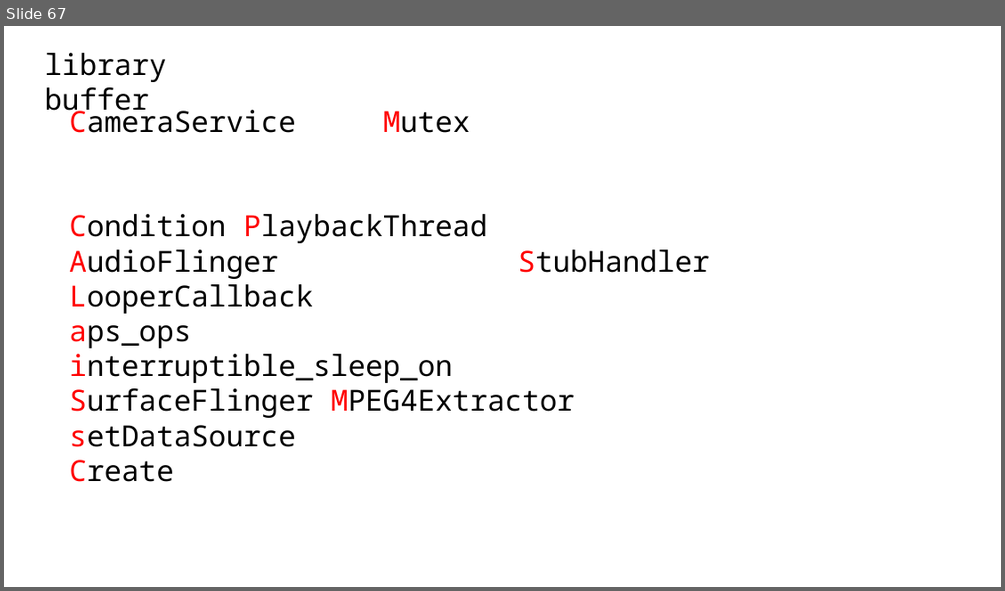
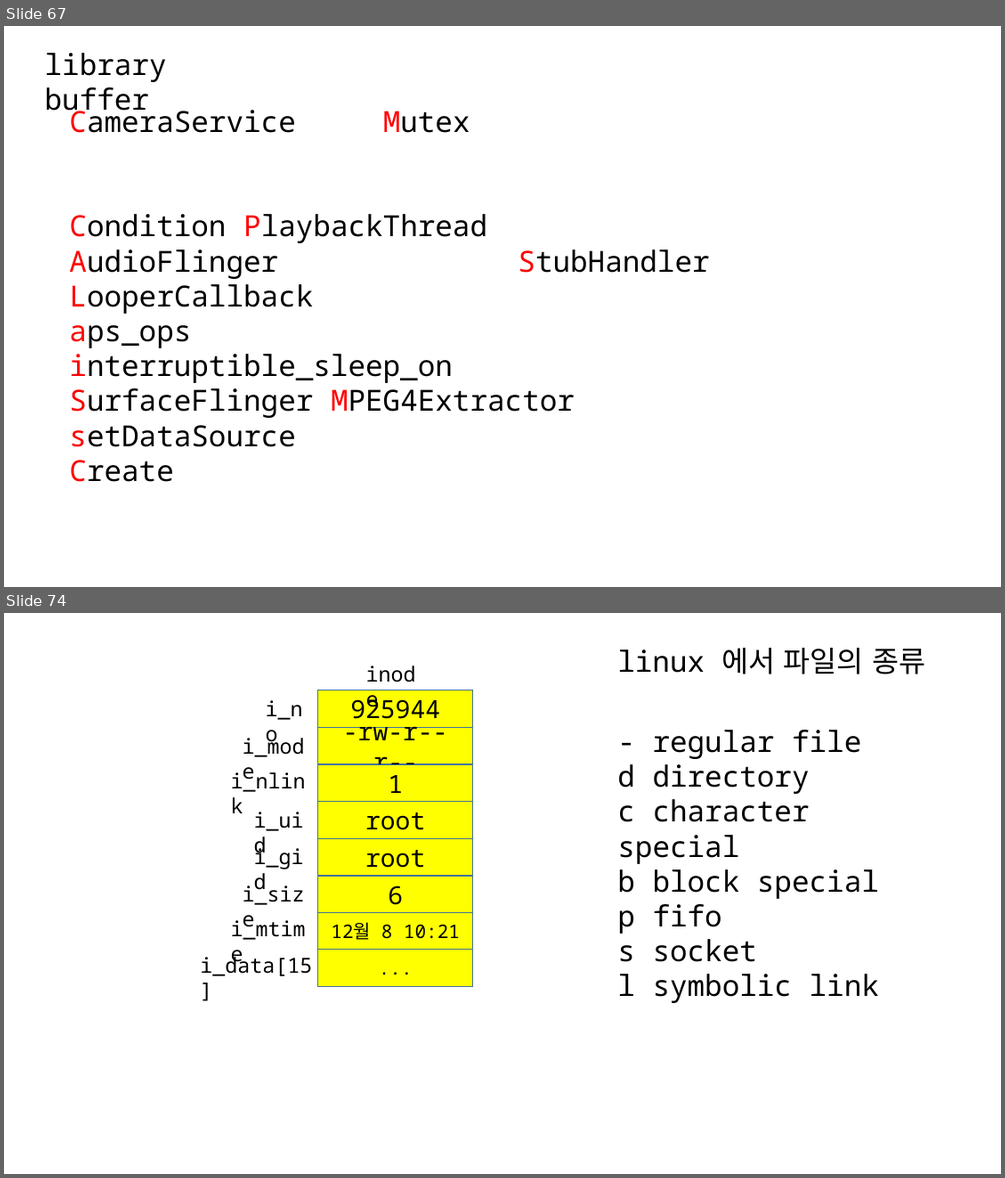
Before and after one commit to imguru-mooc/linux, a slide deck: 수업판서.pptx. Shown one above the other, each under a label of ours: slide 67 before the commit, slides 67 and 74 after it; the slides between them are not shown. The pictures are 1005x591 and 1005x1178 pixels, drawn with LibreOffice and Linux fonts; fonts in the diff are those of the drawing. Boxes give left, top, right and bottom in pixels: in the first picture for what was removed or moved away, otherwise in the second. Text is boxed around its words. In the diff, an @@ line names an element or a change of style, - is before the commit and + after.

```diff
--- a/수업판서.pptx
+++ b/수업판서.pptx
@@ slide 74 added at box(4, 613, 1001, 1174), background #FFFFFF @@
@@ text added at box(358, 657, 431, 690), 20 pt, text #000000 @@
+inode
@@ text added at box(617, 648, 925, 674), 28 pt, text #000000 @@
+linux 에서 파일의 종류
@@ rectangle added at box(318, 690, 474, 728), fill #FFFF00, outline #43739E 1 pt, 24 pt, text #000000 @@
+925944
@@ text added at box(266, 700, 303, 720), 20 pt, text #000000 @@
+i_no
@@ text added at box(243, 734, 305, 757), 20 pt, text #000000 @@
+i_mode
@@ rectangle added at box(318, 728, 474, 765), fill #FFFF00, outline #43739E 1 pt, 24 pt, text #000000 @@
+-rw-r--r--
@@ text added at box(617, 730, 879, 1003), 28 pt, text #000000 @@
+- regular file
+d directory
+c character special
+b block special
+p fifo
+s socket
+l symbolic link
@@ text added at box(231, 770, 306, 792), 20 pt, text #000000 @@
+i_nlink
@@ rectangle added at box(318, 765, 474, 803), fill #FFFF00, outline #43739E 1 pt, 24 pt, text #000000 @@
+1
@@ text added at box(254, 811, 304, 831), 20 pt, text #000000 @@
+i_uid
@@ rectangle added at box(318, 802, 474, 839), fill #FFFF00, outline #43739E 1 pt, 24 pt, text #000000 @@
+root
@@ text added at box(254, 844, 304, 869), 20 pt, text #000000 @@
+i_gid
@@ rectangle added at box(318, 839, 474, 876), fill #FFFF00, outline #43739E 1 pt, 24 pt, text #000000 @@
+root
@@ rectangle added at box(318, 876, 474, 913), fill #FFFF00, outline #43739E 1 pt, 24 pt, text #000000 @@
+6
@@ text added at box(243, 883, 305, 905), 20 pt, text #000000 @@
+i_size
@@ text added at box(231, 917, 306, 940), 20 pt, text #000000 @@
+i_mtime
@@ rectangle added at box(318, 913, 474, 950), fill #FFFF00, outline #43739E 1 pt, 18 pt, text #000000 @@
+12월 8 10:21
@@ text added at box(200, 953, 312, 976), 20 pt, text #000000 @@
+i_data[15]
@@ rectangle added at box(318, 949, 474, 987), fill #FFFF00, outline #43739E 1 pt, 18 pt, text #000000 @@
+...
```
Also in this commit, not shown: 9 other slides added.
